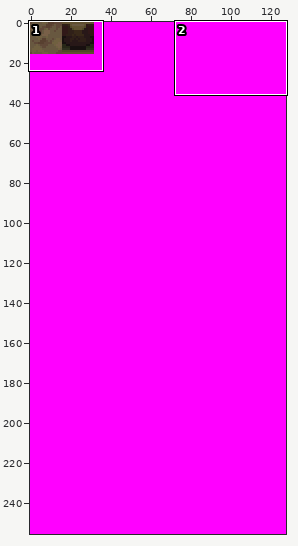
Two states of a sprite sheet, tiles/cave_coronet/bottom.png. Above, an overview of the earlier version with the close-up marked.
Close-up. As it was:
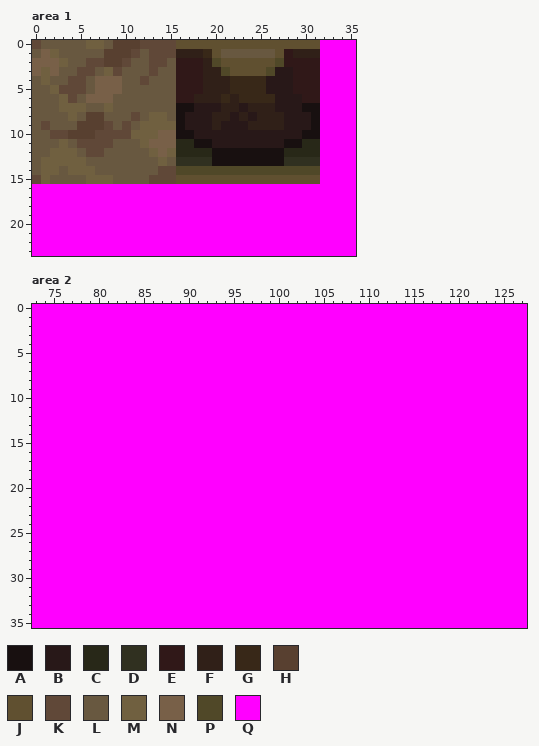
The file is 128x256 pixels. Shown: area 1: x 0..35, y 0..23; area 2: x 73..127, y 0..35. The commit also changed other parts of the picture, which this record leaves out.
Palette (. is transparent): A #181010  B #281818  C #282818  D #303020  E #301818  F #302018  G #382818  H #584030  J #605030  K #604838  L #685840  M #706040  N #786048  P #504828  Q #ff00ff
Pixels before, area 1, first column x 0:
 0 KLLLLLMMLHHHKKKKJJJJJJJJJJJJJJJJQQQQ
 1 LNMLLLLLHHHKLKKKFFFGJLLLLLLJEFFFQQQQ
 2 NNNMLLKKHHKLLKKLEEEFPJJJJJJPEEEEQQQQ
 3 NMNLLKKLMKLLLKLLEEEFFPJJJJPBBEEEQQQQ
 4 LMLLKKLNNNLLKLLLEEEFFFGGGGBBBEEEQQQQ
 5 LLMKKKLNNNLLLLLLEEEFFFGGGGBBBEEEQQQQ
 6 LLLMKLNNNLLLLLLLEEFFFGFGGGGBBBEEQQQQ
 7 LLLMMMLLMLLLLLLLAABBBFFBFFFBBBAAQQQQ
 8 LLLLMLHHLLLKLMMLABBBFFBFBFFFBBBAQQQQ
 9 LKLLLHHHKLKLMMMMABBBFBBBFFFFBBBAQQQQ
10 LLKKHHHKKKKMMMNNAABBBBBBBBBBBBAAQQQQ
11 LLLMLKKKKLLLMNNNCCAABBBBBBBBAACCQQQQ
12 LLMMMLKKLLLLLMNMCCCCAAAAAAAACCCCQQQQ
13 LMMMMMLLLLLLLLMLDDDDAAAAAAAADDDDQQQQ
14 LMMLMMMLLLLLLLKKPPPPPPPPPPPPPPPPQQQQ
15 KMLLLLMMMLLLLKKKJJJJJJJJJJJJJJJJQQQQ
16 QQQQQQQQQQQQQQQQQQQQQQQQQQQQQQQQQQQQ
17 QQQQQQQQQQQQQQQQQQQQQQQQQQQQQQQQQQQQ
18 QQQQQQQQQQQQQQQQQQQQQQQQQQQQQQQQQQQQ
19 QQQQQQQQQQQQQQQQQQQQQQQQQQQQQQQQQQQQ
20 QQQQQQQQQQQQQQQQQQQQQQQQQQQQQQQQQQQQ
21 QQQQQQQQQQQQQQQQQQQQQQQQQQQQQQQQQQQQ
22 QQQQQQQQQQQQQQQQQQQQQQQQQQQQQQQQQQQQ
23 QQQQQQQQQQQQQQQQQQQQQQQQQQQQQQQQQQQQ
Pixels before, area 2, first column x 73:
 0 QQQQQQQQQQQQQQQQQQQQQQQQQQQQQQQQQQQQQQQQQQQQQQQQQQQQQQQ
 1 QQQQQQQQQQQQQQQQQQQQQQQQQQQQQQQQQQQQQQQQQQQQQQQQQQQQQQQ
 2 QQQQQQQQQQQQQQQQQQQQQQQQQQQQQQQQQQQQQQQQQQQQQQQQQQQQQQQ
 3 QQQQQQQQQQQQQQQQQQQQQQQQQQQQQQQQQQQQQQQQQQQQQQQQQQQQQQQ
 4 QQQQQQQQQQQQQQQQQQQQQQQQQQQQQQQQQQQQQQQQQQQQQQQQQQQQQQQ
 5 QQQQQQQQQQQQQQQQQQQQQQQQQQQQQQQQQQQQQQQQQQQQQQQQQQQQQQQ
 6 QQQQQQQQQQQQQQQQQQQQQQQQQQQQQQQQQQQQQQQQQQQQQQQQQQQQQQQ
 7 QQQQQQQQQQQQQQQQQQQQQQQQQQQQQQQQQQQQQQQQQQQQQQQQQQQQQQQ
 8 QQQQQQQQQQQQQQQQQQQQQQQQQQQQQQQQQQQQQQQQQQQQQQQQQQQQQQQ
 9 QQQQQQQQQQQQQQQQQQQQQQQQQQQQQQQQQQQQQQQQQQQQQQQQQQQQQQQ
10 QQQQQQQQQQQQQQQQQQQQQQQQQQQQQQQQQQQQQQQQQQQQQQQQQQQQQQQ
11 QQQQQQQQQQQQQQQQQQQQQQQQQQQQQQQQQQQQQQQQQQQQQQQQQQQQQQQ
12 QQQQQQQQQQQQQQQQQQQQQQQQQQQQQQQQQQQQQQQQQQQQQQQQQQQQQQQ
13 QQQQQQQQQQQQQQQQQQQQQQQQQQQQQQQQQQQQQQQQQQQQQQQQQQQQQQQ
14 QQQQQQQQQQQQQQQQQQQQQQQQQQQQQQQQQQQQQQQQQQQQQQQQQQQQQQQ
15 QQQQQQQQQQQQQQQQQQQQQQQQQQQQQQQQQQQQQQQQQQQQQQQQQQQQQQQ
16 QQQQQQQQQQQQQQQQQQQQQQQQQQQQQQQQQQQQQQQQQQQQQQQQQQQQQQQ
17 QQQQQQQQQQQQQQQQQQQQQQQQQQQQQQQQQQQQQQQQQQQQQQQQQQQQQQQ
18 QQQQQQQQQQQQQQQQQQQQQQQQQQQQQQQQQQQQQQQQQQQQQQQQQQQQQQQ
19 QQQQQQQQQQQQQQQQQQQQQQQQQQQQQQQQQQQQQQQQQQQQQQQQQQQQQQQ
20 QQQQQQQQQQQQQQQQQQQQQQQQQQQQQQQQQQQQQQQQQQQQQQQQQQQQQQQ
21 QQQQQQQQQQQQQQQQQQQQQQQQQQQQQQQQQQQQQQQQQQQQQQQQQQQQQQQ
22 QQQQQQQQQQQQQQQQQQQQQQQQQQQQQQQQQQQQQQQQQQQQQQQQQQQQQQQ
23 QQQQQQQQQQQQQQQQQQQQQQQQQQQQQQQQQQQQQQQQQQQQQQQQQQQQQQQ
24 QQQQQQQQQQQQQQQQQQQQQQQQQQQQQQQQQQQQQQQQQQQQQQQQQQQQQQQ
25 QQQQQQQQQQQQQQQQQQQQQQQQQQQQQQQQQQQQQQQQQQQQQQQQQQQQQQQ
26 QQQQQQQQQQQQQQQQQQQQQQQQQQQQQQQQQQQQQQQQQQQQQQQQQQQQQQQ
27 QQQQQQQQQQQQQQQQQQQQQQQQQQQQQQQQQQQQQQQQQQQQQQQQQQQQQQQ
28 QQQQQQQQQQQQQQQQQQQQQQQQQQQQQQQQQQQQQQQQQQQQQQQQQQQQQQQ
29 QQQQQQQQQQQQQQQQQQQQQQQQQQQQQQQQQQQQQQQQQQQQQQQQQQQQQQQ
30 QQQQQQQQQQQQQQQQQQQQQQQQQQQQQQQQQQQQQQQQQQQQQQQQQQQQQQQ
31 QQQQQQQQQQQQQQQQQQQQQQQQQQQQQQQQQQQQQQQQQQQQQQQQQQQQQQQ
32 QQQQQQQQQQQQQQQQQQQQQQQQQQQQQQQQQQQQQQQQQQQQQQQQQQQQQQQ
33 QQQQQQQQQQQQQQQQQQQQQQQQQQQQQQQQQQQQQQQQQQQQQQQQQQQQQQQ
34 QQQQQQQQQQQQQQQQQQQQQQQQQQQQQQQQQQQQQQQQQQQQQQQQQQQQQQQ
35 QQQQQQQQQQQQQQQQQQQQQQQQQQQQQQQQQQQQQQQQQQQQQQQQQQQQQQQ
The result:
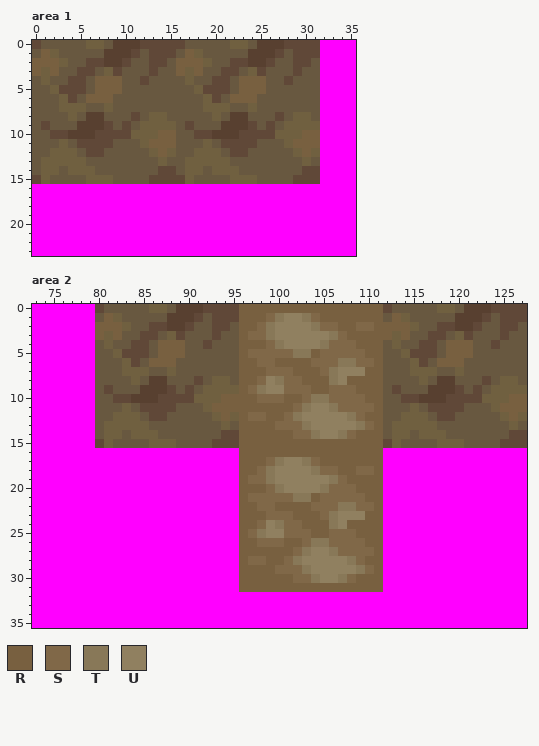
Colours new in this view: R #786040  S #806848  T #887858  U #908060
From old to new:
Changed rows in their new state; - is an unchanged pixel.
Area 1:
first column x 0:
 0 ----------------KLLLLLMMLHHHKKKK
 1 -R--------------LRMLL---HHHKLKKK
 2 RRR-------------RRRMLLKKHHKLLKKL
 3 R-R-------------RMRLLKKLMKLLLKLL
 4 -------RRR------LMLLKKLRRRLLKLLL
 5 -------RRR------LLMKKKLRRRLLLLLL
 6 ------RRR-------LLLMKLRRRLLLLLLL
 7 ----------------LLLMMMLLMLLLLLLL
 8 ----------------LLLLMLHHLLLKLMML
 9 ----------------LKLLLHHHKLKLMMMM
10 --------------RRLLKKHHHKKKKMMMRR
11 -------------RRRLLLMLKKKKLLLMRRR
12 --------------R-LLMMMLKKLLLLLMRM
13 ----------------LMMMMMLLLLLLLLML
14 ----------------LMMLMMMLLLLLLLKK
15 ----------------KMLLLLMMMLLLLKKK
Area 2:
first column x 80:
 0 KLLLLLMMLHHHKKKKRRRRRRRRRRRRRRRRKLLLLLMMLHHHKKKK
 1 LRMLLLLLHHHKLKKKRRRSTUUTSRRRRRRRLRMLLLLLHHHKLKKK
 2 RRRMLLKKHHKLLKKLRRSTUUUUTSSRRSSRRRRMLLKKHHKLLKKL
 3 RMRLLKKLMKLLLKLLRSSTUUUUUUTSRRRRRMRLLKKLMKLLLKLL
 4 LMLLKKLRRRLLKLLLRRRSTUUUUTSSSRRRLMLLKKLRRRLLKLLL
 5 LLMKKKLRRRLLLLLLRSSSSSTTRSSSSSRRLLMKKKLRRRLLLLLL
 6 LLLMKLRRRLLLLLLLRRSSRRRRSSSTTSSRLLLMKLRRRLLLLLLL
 7 LLLMMMLLMLLLLLLLRRRSSSRRRSTUUURRLLLMMMLLMLLLLLLL
 8 LLLLMLHHLLLKLMMLRRSUTSSRRRTURRRRLLLLMLHHLLLKLMML
 9 LKLLLHHHKLKLMMMMRSTUUSSSRRSSSRRRLKLLLHHHKLKLMMMM
10 LLKKHHHKKKKMMMRRRRSSSRRSTTSSSSRRLLKKHHHKKKKMMMRR
11 LLLMLKKKKLLLMRRRRRRRRRSTUUTSSSSRLLLMLKKKKLLLMRRR
12 LLMMMLKKLLLLLMRMRSSRRSTUUUUUTSRRLLMMMLKKLLLLLMRM
13 LMMMMMLLLLLLLLMLRRRRSSSTUUUUUTSRLMMMMMLLLLLLLLML
14 LMMLMMMLLLLLLLKKRRRRRRSSTUUTSRRRLMMLMMMLLLLLLLKK
15 KMLLLLMMMLLLLKKKRRRRRRRRRRRRRRRRKMLLLLMMMLLLLKKK
16 ----------------RRRRRRRRRRRRRRRR----------------
17 ----------------RRRSTUUTSRRRRRRR----------------
18 ----------------RRSTUUUUTSSRRSSR----------------
19 ----------------RSSTUUUUUUTSRRRR----------------
20 ----------------RRRSTUUUUTSSSRRR----------------
21 ----------------RSSSSSTTRSSSSSRR----------------
22 ----------------RRSSRRRRSSSTTSSR----------------
23 ----------------RRRSSSRRRSTUUURR----------------
24 ----------------RRSUTSSRRRTURRRR----------------
25 ----------------RSTUUSSSRRSSSRRR----------------
26 ----------------RRSSSRRSTTSSSSRR----------------
27 ----------------RRRRRRSTUUTSSSSR----------------
28 ----------------RSSRRSTUUUUUTSRR----------------
29 ----------------RRRRSSSTUUUUUTSR----------------
30 ----------------RRRRRRSSTUUTSRRR----------------
31 ----------------RRRRRRRRRRRRRRRR----------------
Boxes around the changes in both close-ups, in picture pixels (x1, y1, x2, y2):
changed: (149, 40, 320, 184)
changed: (32, 49, 59, 76)
changed: (86, 76, 122, 103)
changed: (95, 304, 527, 592)
